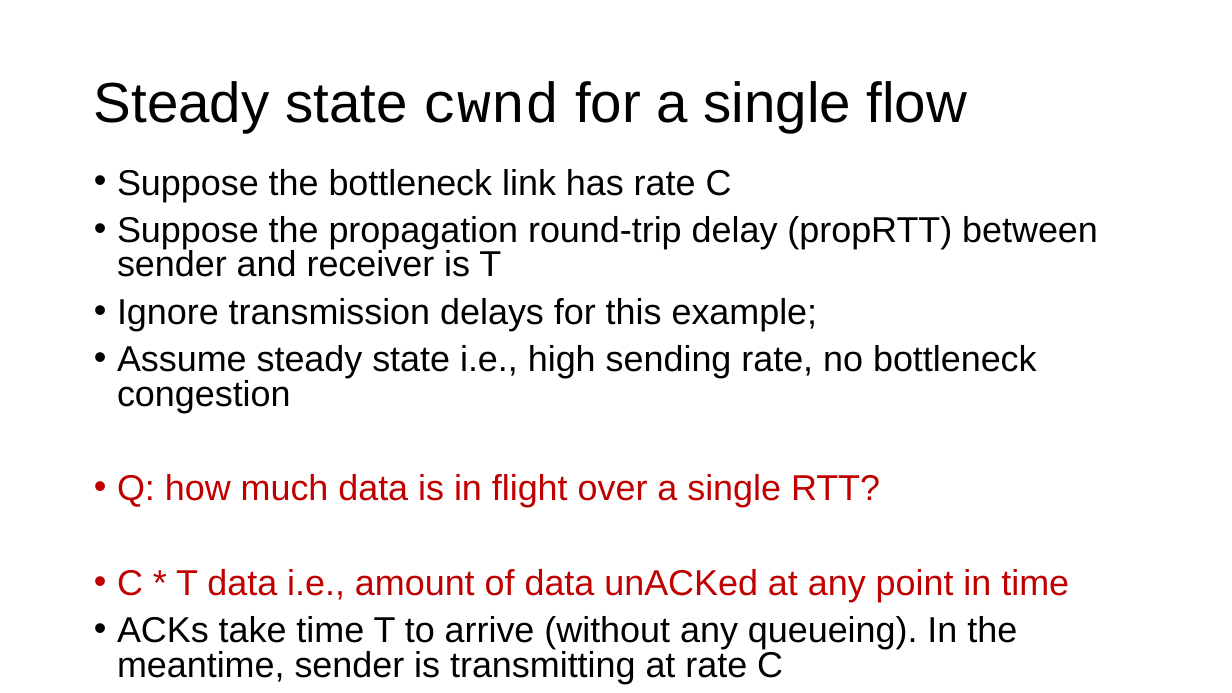
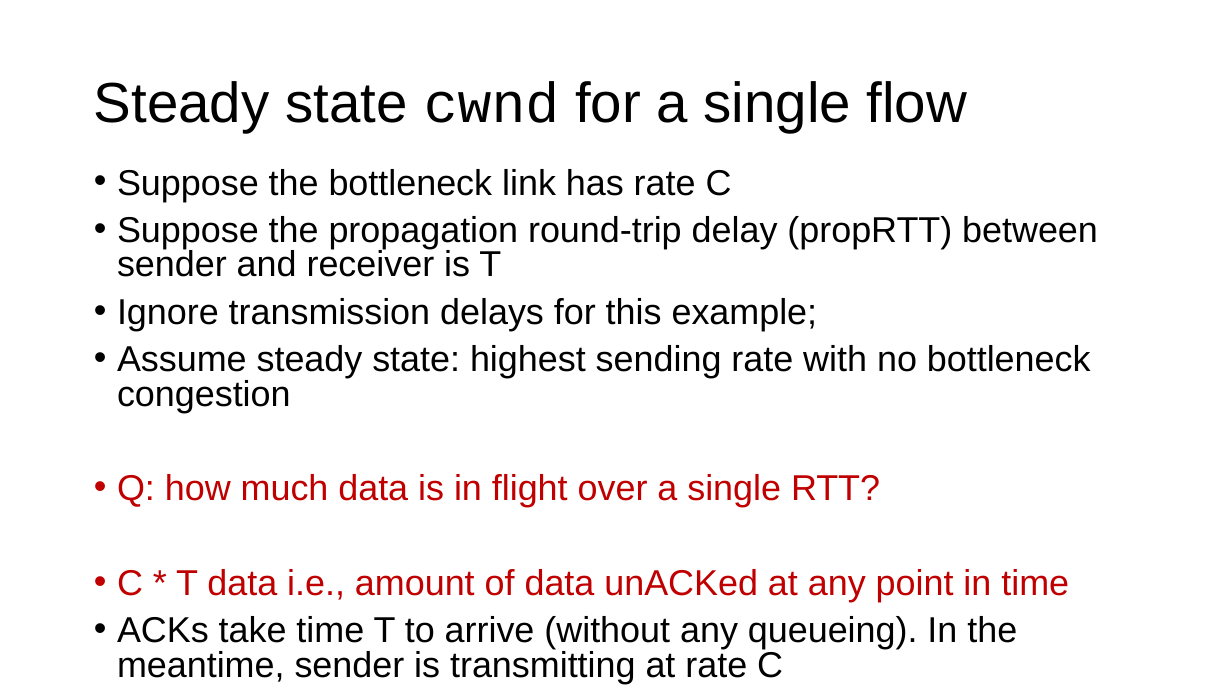
Before and after one commit to ngsrinivas/coursegen, a slide deck: slide 6 of ex/352-S21/staging/352-S21/lectures/transport-tcp-congestion-control-2.pptx. Drawn at 1232x693 pixels with LibreOffice and Linux fonts; fonts in the diff are those of the drawing. Boxes give left, top, right and bottom in pixels: in the first picture for what was removed or moved away, otherwise in the second. Text is boxed around its words. In the diff, an @@ line names an element or a change of style, - is before the commit and + after.

Commit message:
Final version of congestion control part II

```diff
--- a/ex/352-S21/staging/352-S21/lectures/transport-tcp-congestion-control-2.pptx
+++ b/ex/352-S21/staging/352-S21/lectures/transport-tcp-congestion-control-2.pptx
@@ text at (117,345,1091,413): text changed @@
-• Assume steady state i.e., high sending rate, no bottleneck congestion
+• Assume steady state: highest sending rate with no bottleneck congestion
```
Also in this commit, not shown: 2 other files.
